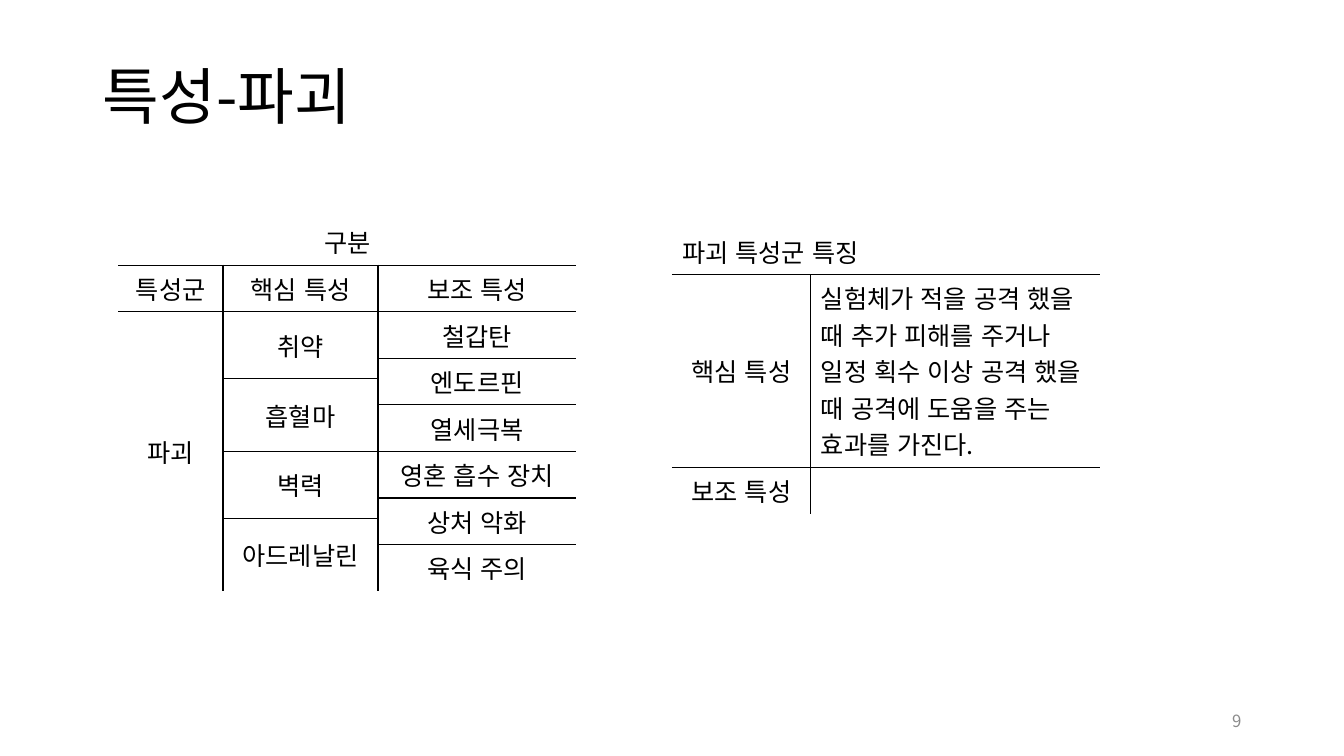
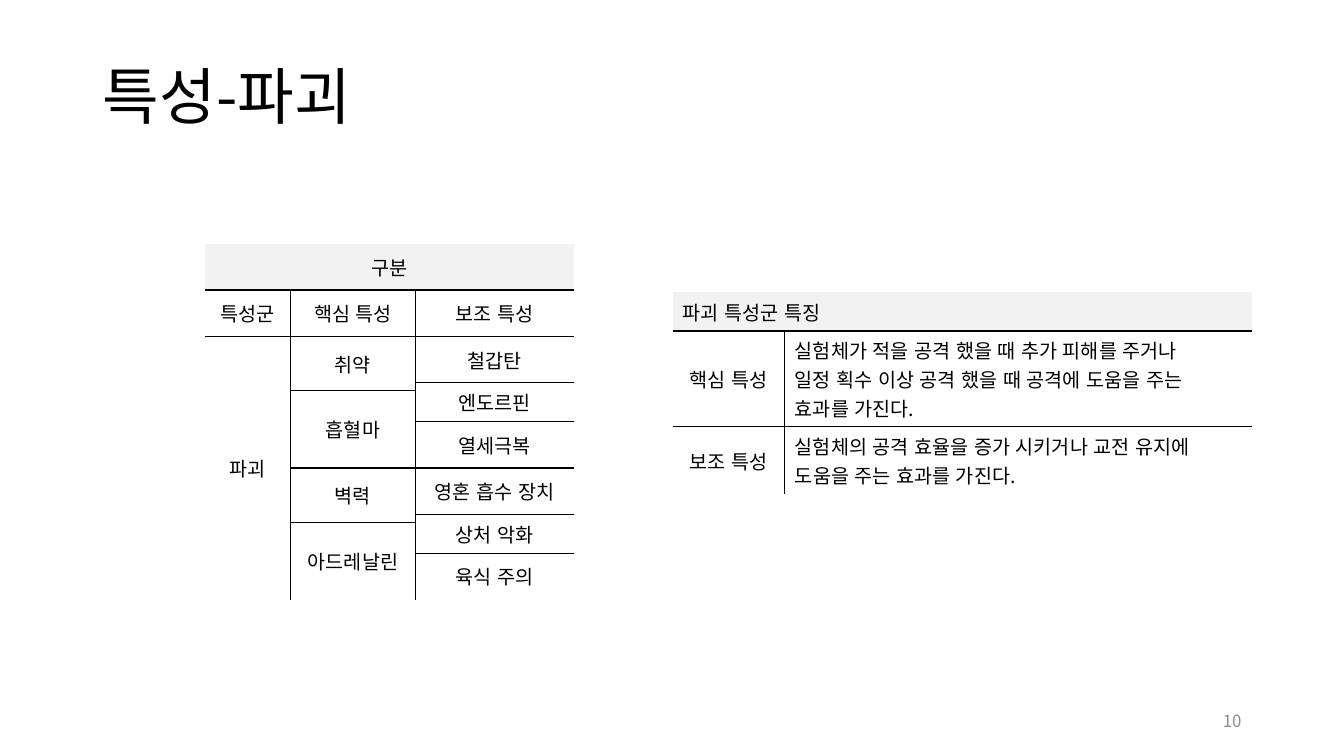
Before and after one commit to yjk0401/unityenginebasic_9th, a slide deck: slide 10 of 기획/이터널 리턴/이터널 리턴 역기획서.pptx (slide 9 before the commit). Drawn at 1344x756 pixels with LibreOffice and Linux fonts; fonts in the diff are those of the drawing. Boxes give left, top, right and bottom in pixels: in the first picture for what was removed or moved away, otherwise in the second. Text is boxed around its words. In the diff, an @@ line names an element or a change of style, - is before the commit and + after.

```diff
--- a/기획/이터널 리턴/이터널 리턴 역기획서.pptx
+++ b/기획/이터널 리턴/이터널 리턴 역기획서.pptx
@@ table at [205, 244, 574, 590] @@
@@ fill none to #F2F2F2 in row 1, column 1 @@
@@ size 18 to 14 pt @@
@@ table: place and size @@
-table at [118, 219, 577, 584]
+table at [205, 244, 574, 590]
@@ table at [673, 292, 1251, 489] @@
-row 2, column 2: 실험체가 적을 공격 했을 때 추가 피해를 주거나 일정 획수 이상 공격 했을 때 공격에 도움을 주는 효과를 가진다.
+row 2, column 2: 실험체가 적을 공격 했을 때 추가 피해를 주거나 / 일정 획수 이상 공격 했을 때 공격에 도움을 주는 / 효과를 가진다.
-row 3, column 2: 
+row 3, column 2: 실험체의 공격 효율을 증가 시키거나 교전 유지에 / 도움을 주는 효과를 가진다.
@@ fill none to #F2F2F2 in row 1, column 1 @@
@@ size 18 to 14 pt in "파괴 특성군 특징", "핵심 특성", "보조 특성" @@
@@ table: place and size @@
-table at [673, 228, 1101, 507]
+table at [673, 292, 1251, 489]
@@ page number at [1223, 714, 1242, 727]: text changed @@
-9
+10
```
Also in this commit, not shown: 6 other slides changed, 10 slides added.
